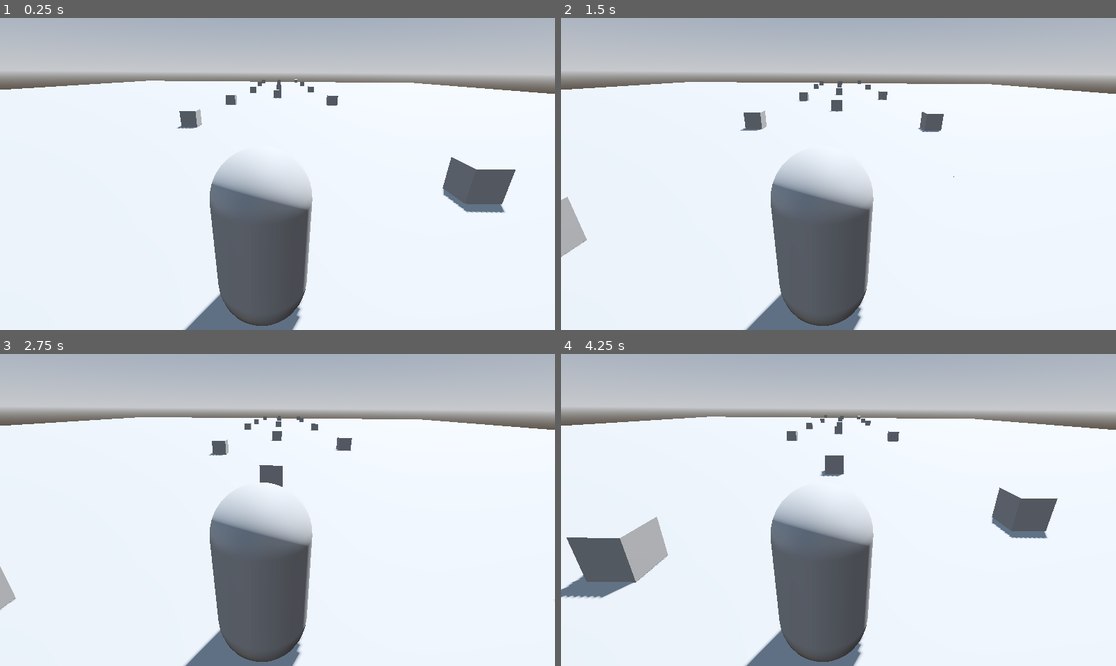
Above: before the commit, frames 1-4 (two rows, left to right).
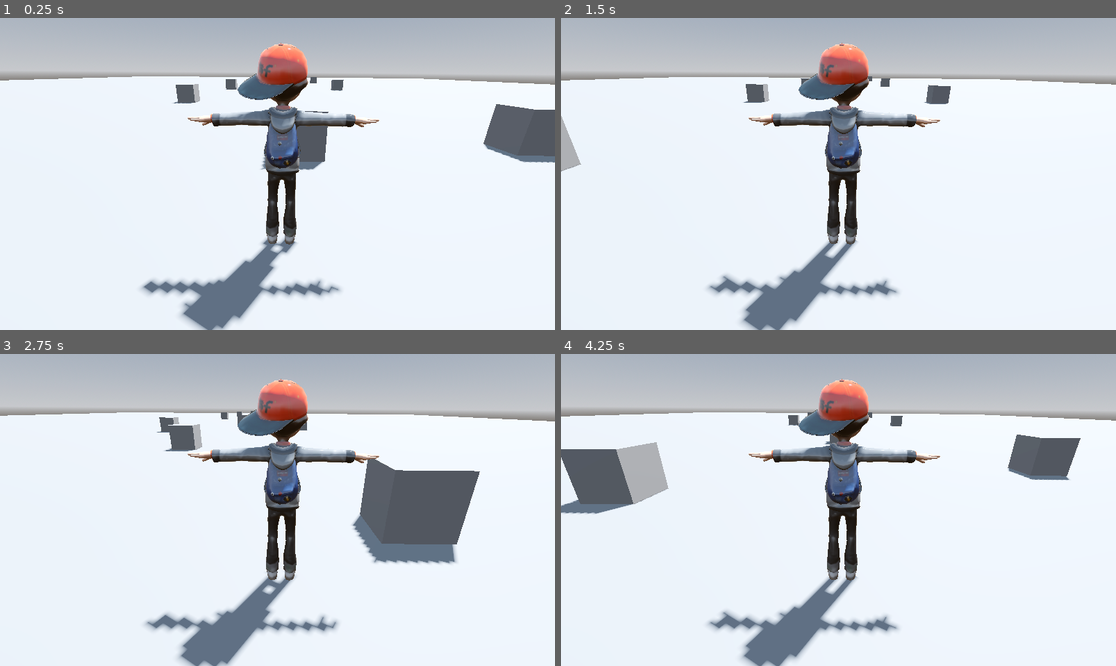
Above: after the commit, the same moments.

Repository: nathandrake3652/Engineer-Rush
Game: Godot game, scene res://mundo.tscn
Two runs of this game, one before a commit and one after it. Both use one fixed random seed, a clock stepped at 60 frames per second and the inputs below.
Inputs:
- Up to frame 1 (0.25 s): no input
- Up to frame 2 (1.5 s): tap Enter (ui_accept) at 0.5, 0.77 s; hold Right (ui_right) 0.53-1.28 s; hold Left (ui_left) from 1.28 s (still down)
- Up to frame 3 (2.75 s): tap Enter (ui_accept) at 1.52 s; release Left (ui_left) at 2.03 s; hold Right (ui_right) from 2.03 s (still down)
- Up to frame 4 (4.25 s): tap Enter (ui_accept) at 3.02, 3.77 s; release Right (ui_right) at 3.53 s; hold Left (ui_left) from 3.53 s (still down)

The runs differ from the first frame. In frame 1, 20% of the frame differs, in the area x 0-100%, y 8-100%; in frame 2, 17%; in frame 3, 22%; in frame 4, 24%.

Commit message:
Añadiendo archivo mundo.tscn
Este archivo se modificó automáticamente debido a los cambios realizados.

Diff:
--- a/mundo.tscn
+++ b/mundo.tscn
@@ -1,7 +1,8 @@
-[gd_scene load_steps=9 format=3 uid="uid://335464i2lul6"]
+[gd_scene load_steps=7 format=3 uid="uid://335464i2lul6"]
 
-[ext_resource type="Script" path="res://Jugador.gd" id="1_axtgx"]
+[ext_resource type="PackedScene" uid="uid://dui3g4vdt88p1" path="res://player.tscn" id="2_45mye"]
 [ext_resource type="PackedScene" uid="uid://bsfkye1pc7ink" path="res://controlador_terreno.tscn" id="2_118bu"]
+[ext_resource type="Script" path="res://player.gd" id="3_dm4eq"]
 
 [sub_resource type="ProceduralSkyMaterial" id="ProceduralSkyMaterial_g7y03"]
 sky_horizon_color = Color(0.64625, 0.65575, 0.67075, 1)
@@ -16,12 +17,6 @@
 tonemap_mode = 2
 glow_enabled = true
 
-[sub_resource type="CapsuleShape3D" id="CapsuleShape3D_fmeen"]
-
-[sub_resource type="CapsuleMesh" id="CapsuleMesh_60cd7"]
-
-[sub_resource type="CapsuleShape3D" id="CapsuleShape3D_b0drn"]
-
 [node name="Mundo" type="Node3D"]
 
 [node name="WorldEnvironment" type="WorldEnvironment" parent="."]
@@ -31,25 +26,7 @@
 transform = Transform3D(-0.866025, -0.433013, 0.25, 0, 0.5, 0.866025, -0.5, 0.75, -0.433013, 0, 0, 0)
 shadow_enabled = true
 
-[node name="Jugador" type="CharacterBody3D" parent="."]
-transform = Transform3D(1.3, 0, 0, 0, 1.3, 0, 0, 0, 1.3, 0.001, 1.05, -0.005)
-script = ExtResource("1_axtgx")
-
-[node name="CollisionShape3D" type="CollisionShape3D" parent="Jugador"]
-shape = SubResource("CapsuleShape3D_fmeen")
-
-[node name="MeshInstance3D" type="MeshInstance3D" parent="Jugador"]
-mesh = SubResource("CapsuleMesh_60cd7")
-
-[node name="Camera3Dz" type="Camera3D" parent="Jugador"]
-transform = Transform3D(0.769161, -0.00846807, 0.00598068, 0.00559222, 0.712564, 0.289719, -0.00872948, -0.28965, 0.712561, 0.174791, 1.64608, 2.20848)
-fov = 64.0
-
-[node name="Area3D" type="Area3D" parent="Jugador"]
-
-[node name="CollisionShape3D" type="CollisionShape3D" parent="Jugador/Area3D"]
-shape = SubResource("CapsuleShape3D_b0drn")
-
 [node name="Controlador_Terreno" parent="." instance=ExtResource("2_118bu")]
 
-[connection signal="body_entered" from="Jugador/Area3D" to="Jugador" method="_on_area_3d_body_entered"]
+[node name="player" parent="." instance=ExtResource("2_45mye")]
+script = ExtResource("3_dm4eq")
